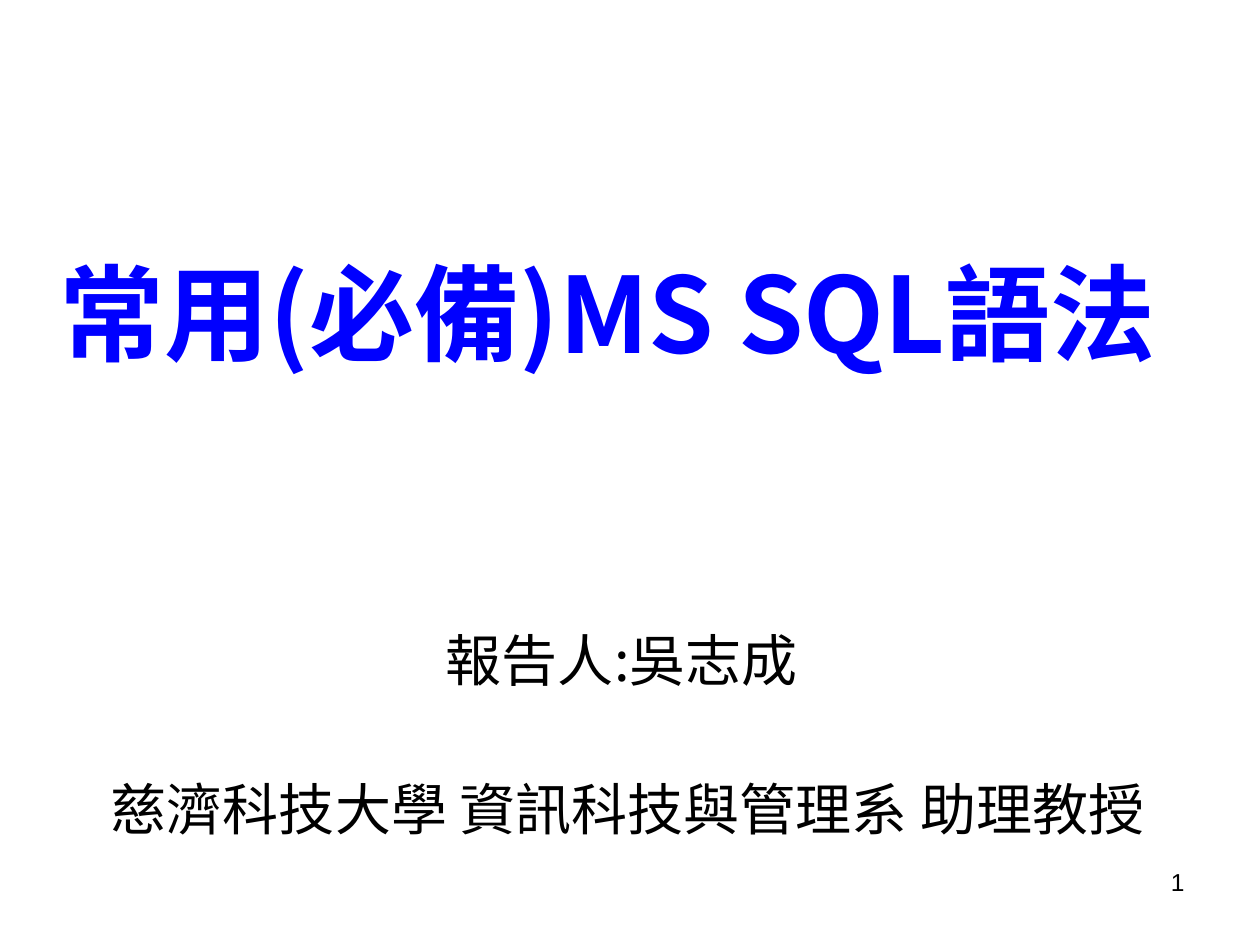
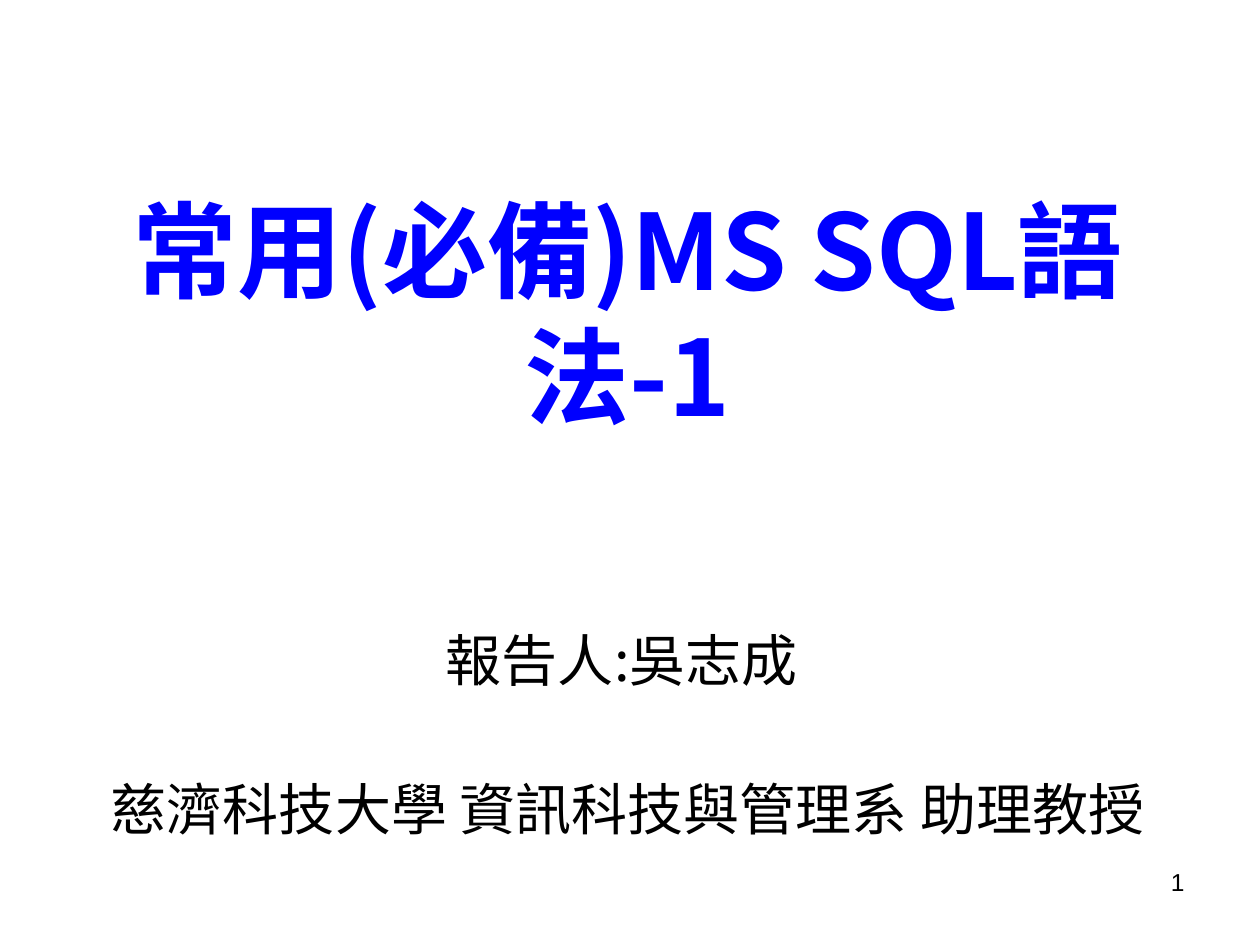
Before and after one commit to chih-chengwu/NET-Programming-MD, a slide deck: slide 1 of 常用(必備)SQL語法_1-使用W3Schools_SQL.ppt. Drawn at 1260x945 pixels with LibreOffice and Linux fonts; fonts in the diff are those of the drawing; background and template pictures are left out. Boxes give left, top, right and bottom in pixels: in the first picture for what was removed or moved away, otherwise in the second. Text is boxed around its words. In the diff, an @@ line names an element or a change of style, - is before the commit and + after.

```diff
--- a/常用(必備)SQL語法_1-使用W3Schools_SQL.ppt
+++ b/常用(必備)SQL語法_1-使用W3Schools_SQL.ppt
@@ text at (x1=132, y1=200, x2=786, y2=425): text changed @@
-常用(必備)MS SQL語法
+常用(必備)MS SQL語法-1
```
Also in this commit, not shown: 1 slide added, 5 other files.
